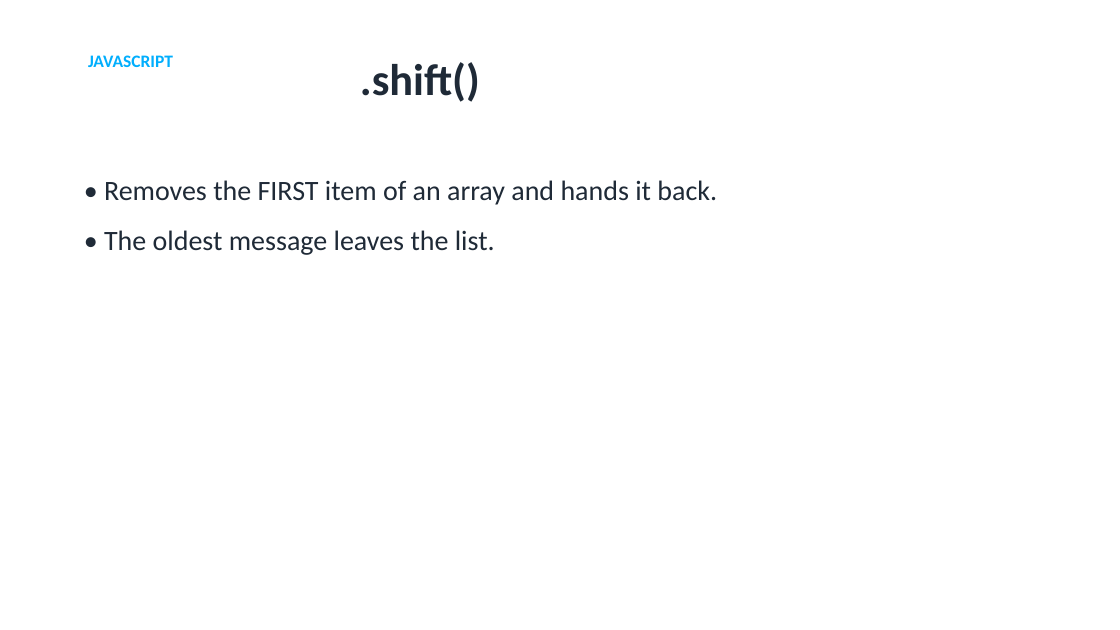
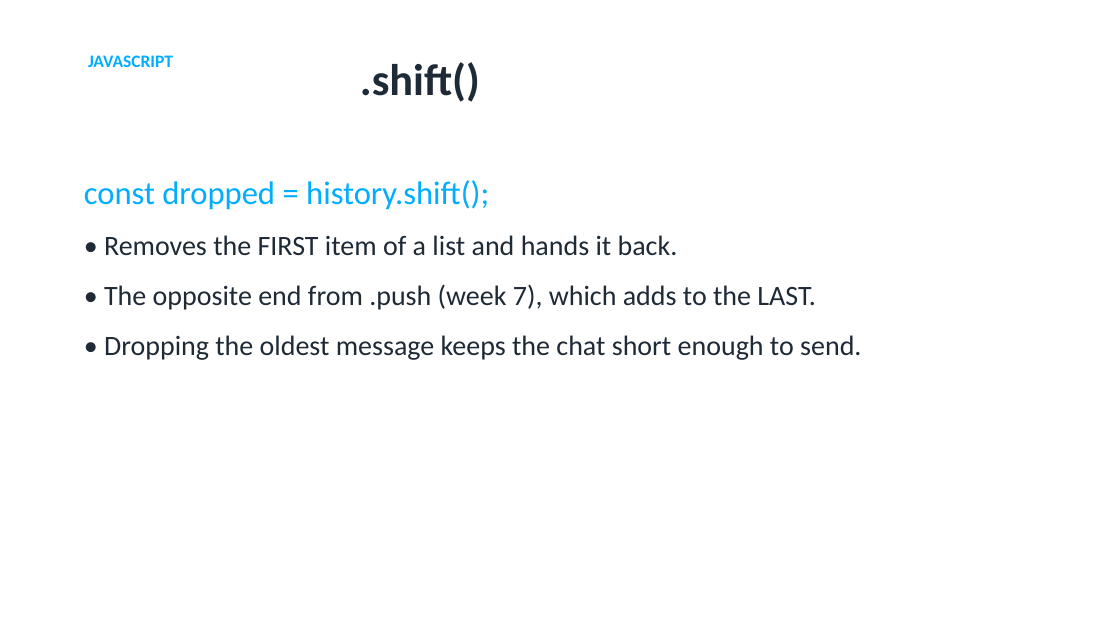
Before and after one commit to utgapps/utgapps.github.io, a slide deck: slide 17 of ai101/slides/week-08.pptx. Drawn at 1120x630 pixels with LibreOffice and Linux fonts; fonts in the diff are those of the drawing. Boxes give left, top, right and bottom in pixels: in the first picture for what was removed or moved away, otherwise in the second. Text is boxed around its words. In the diff, an @@ line names an element or a change of style, - is before the commit and + after.

```diff
--- a/ai101/slides/week-08.pptx
+++ b/ai101/slides/week-08.pptx
@@ text at [84,180,861,360]: text changed @@
-• Removes the FIRST item of an array and hands it back.
-• The oldest message leaves the list.
+const dropped = history.shift();
+• Removes the FIRST item of a list and hands it back.
+• The opposite end from .push (week 7), which adds to the LAST.
+• Dropping the oldest message keeps the chat short enough to send.
```
Also in this commit, not shown: 4 other slides changed, 27 other files.
